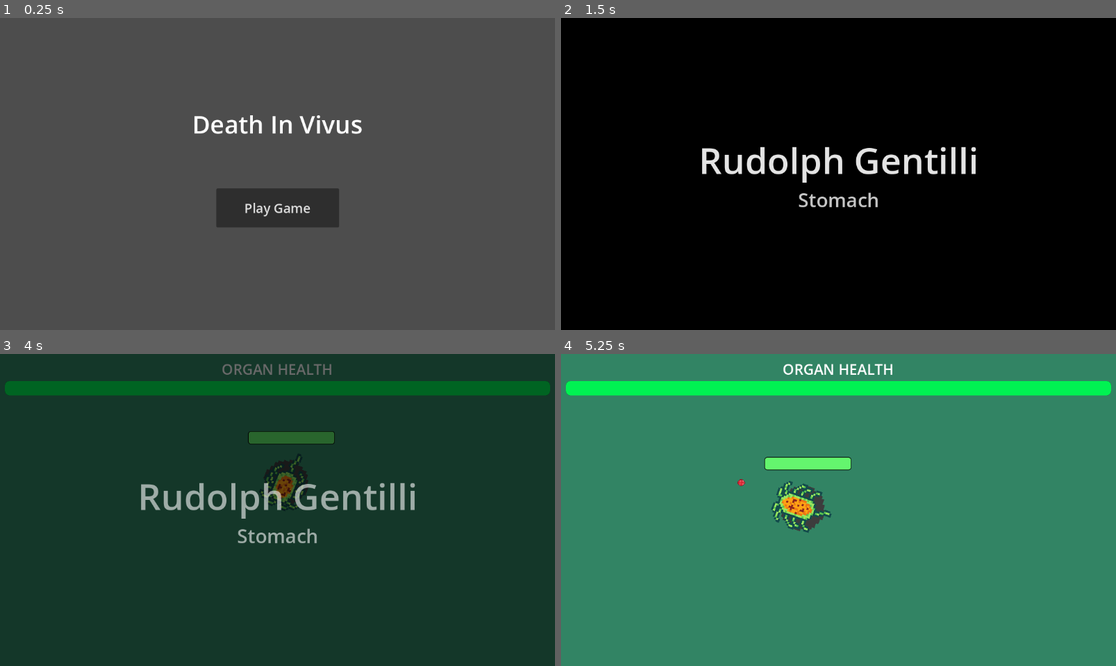
Above: before the commit, frames 1-4 (two rows, left to right).
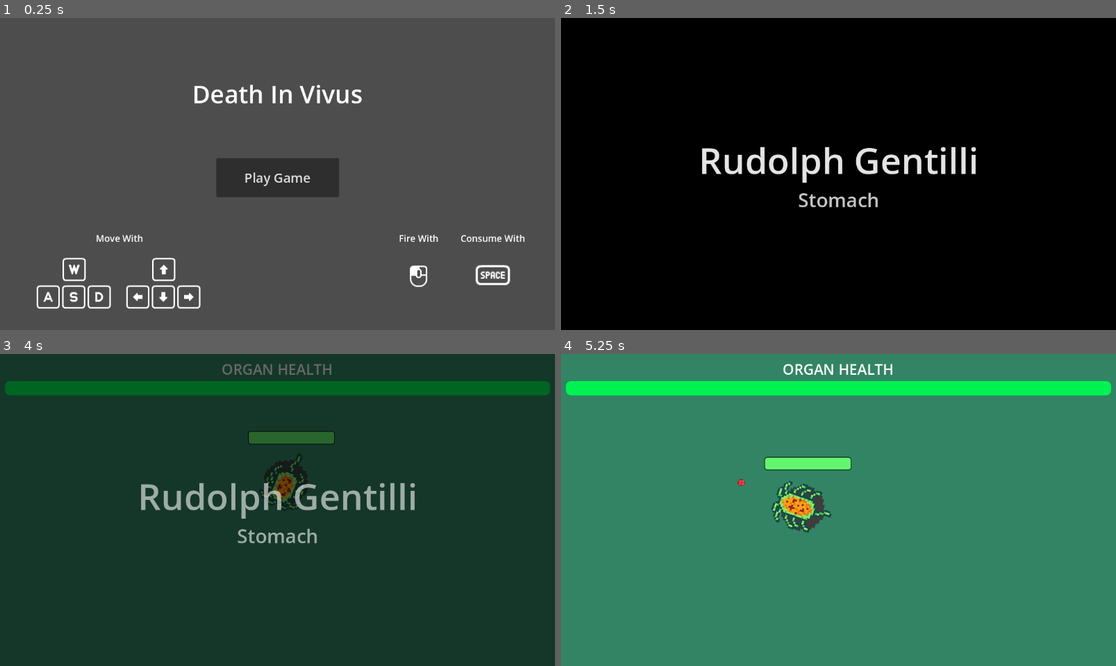
Above: after the commit, the same moments.

Repository: bgalerani94/godot-wild-jam-83
Game: Godot game, scene res://UI/Scenes/main_menu.tscn
The game is run twice, just before and just after one commit, with the same random seed, the same clock (stepped at 60 frames per second) and the same inputs.
Inputs (mouse positions are in pixels of both pictures, inside the frame that each line leads up to):
- Up to frame 1 (0.25 s): no input
- Up to frame 2 (1.5 s): click "Play Game" at 0.5 s; tap Enter (ui_accept) at 1.25 s; move the mouse to (960, 158) at 1.27 s; press the mouse at (960, 158) at 1.28 s; hold D (move_right) from 1.28 s (still down)
- Up to frame 3 (4 s): tap Enter (ui_accept) at 1.52, 2, 2.27, 2.75, 3.5, 3.77 s; move the mouse to (166, 525) at 2.02 s; release D (move_right) at 2.03 s; release the mouse at (166, 525) at 2.03 s; hold S (move_down) 2.03-2.78 s; click (166, 525) at 2.1 s; move the mouse to (333, 441) at 2.77 s; press the mouse at (333, 441) at 2.78 s; hold D (move_right) 2.78-3.53 s; move the mouse to (249, 572) at 3.52 s; release the mouse at (249, 572) at 3.53 s; hold W (move_up) from 3.53 s (still down); click (249, 572) at 3.6 s
- Up to frame 4 (5.25 s): move the mouse to (1005, 556) at 4.27 s; release W (move_up) at 4.28 s; press the mouse at (1005, 556) at 4.28 s; hold A (move_left) from 4.28 s (still down); tap Enter (ui_accept) at 4.52 s; move the mouse to (672, 463) at 5.02 s; release the mouse at (672, 463) at 5.03 s; click (672, 463) at 5.1 s

The runs differ from the first frame. In frame 1, 7.2% of the frame differs, in the area x 6-95%, y 21-94%; in frame 2, nothing differs; in frame 3, less than 0.1%; in frame 4, less than 0.1%.

Commit message:
Creating the base of the menu with controls tutorial

Diff:
--- a/UI/Scenes/main_menu.tscn
+++ b/UI/Scenes/main_menu.tscn
@@ -1,6 +1,16 @@
-[gd_scene load_steps=2 format=3 uid="uid://bc0y6eltievhx"]
+[gd_scene load_steps=12 format=3 uid="uid://bc0y6eltievhx"]
 
 [ext_resource type="Script" uid="uid://cly6g7rod701w" path="res://UI/Scripts/main_menu.gd" id="1_2sit6"]
+[ext_resource type="Texture2D" uid="uid://b6v0p42mru0" path="res://UI/Sprites/keyboard_w_outline.png" id="2_lxxdf"]
+[ext_resource type="Texture2D" uid="uid://lvg4fivdmnmw" path="res://UI/Sprites/keyboard_a_outline.png" id="3_v41of"]
+[ext_resource type="Texture2D" uid="uid://cj58qrnehhe6p" path="res://UI/Sprites/keyboard_s_outline.png" id="4_mey7y"]
+[ext_resource type="Texture2D" uid="uid://crvjw71lrnk2l" path="res://UI/Sprites/keyboard_d_outline.png" id="5_braoq"]
+[ext_resource type="Texture2D" uid="uid://c8gkskkhd7l4y" path="res://UI/Sprites/keyboard_arrow_up_outline.png" id="6_bugsp"]
+[ext_resource type="Texture2D" uid="uid://dvmnf8ejmul3r" path="res://UI/Sprites/keyboard_arrow_left_outline.png" id="7_ubslg"]
+[ext_resource type="Texture2D" uid="uid://cgvvacym586c8" path="res://UI/Sprites/keyboard_arrow_down_outline.png" id="8_60rlp"]
+[ext_resource type="Texture2D" uid="uid://br8uj5mebwrqt" path="res://UI/Sprites/keyboard_arrow_right_outline.png" id="9_r33ex"]
+[ext_resource type="Texture2D" uid="uid://b31h7px4dfxvq" path="res://UI/Sprites/mouse_left_outline.png" id="10_mey7y"]
+[ext_resource type="Texture2D" uid="uid://dqvje35xlwigk" path="res://UI/Sprites/keyboard_space_outline.png" id="11_braoq"]
 
 [node name="MainMenu" type="Control"]
 layout_mode = 3
@@ -13,12 +23,12 @@
 size_flags_vertical = 3
 script = ExtResource("1_2sit6")
 
-[node name="Label" type="Label" parent="."]
+[node name="GameTitle" type="Label" parent="."]
 layout_mode = 1
 anchors_preset = 10
 anchor_right = 1.0
-offset_top = 181.0
-offset_bottom = 259.0
+offset_top = 118.0
+offset_bottom = 196.0
 grow_horizontal = 2
 theme_override_font_sizes/font_size = 51
 text = "Death In Vivus"
@@ -33,12 +43,101 @@
 anchor_right = 0.5
 anchor_bottom = 0.5
 offset_left = -127.0
-offset_top = 30.0
+offset_top = -33.0
 offset_right = 128.0
-offset_bottom = 111.0
+offset_bottom = 48.0
 grow_horizontal = 2
 grow_vertical = 2
 theme_override_font_sizes/font_size = 27
 text = "Play Game"
 
+[node name="KeysContainer" type="HBoxContainer" parent="."]
+layout_mode = 1
+anchors_preset = 12
+anchor_top = 1.0
+anchor_right = 1.0
+anchor_bottom = 1.0
+offset_top = -217.0
+grow_horizontal = 2
+grow_vertical = 0
+
+[node name="Movement" type="Control" parent="KeysContainer"]
+layout_mode = 2
+size_flags_horizontal = 3
+
+[node name="MoveTitle" type="Label" parent="KeysContainer/Movement"]
+layout_mode = 1
+offset_left = 199.0
+offset_top = 13.0
+offset_right = 297.0
+offset_bottom = 40.0
+theme_override_font_sizes/font_size = 19
+text = "Move With"
+horizontal_alignment = 1
+
+[node name="W" type="Sprite2D" parent="KeysContainer/Movement"]
+position = Vector2(154, 91.36)
+texture = ExtResource("2_lxxdf")
+
+[node name="A" type="Sprite2D" parent="KeysContainer/Movement"]
+position = Vector2(100, 148.36)
+texture = ExtResource("3_v41of")
+
+[node name="S" type="Sprite2D" parent="KeysContainer/Movement"]
+position = Vector2(153, 148.36)
+texture = ExtResource("4_mey7y")
+
+[node name="D" type="Sprite2D" parent="KeysContainer/Movement"]
+position = Vector2(206, 148.36)
+texture = ExtResource("5_braoq")
+
+[node name="Up" type="Sprite2D" parent="KeysContainer/Movement"]
+position = Vector2(340, 91.36)
+texture = ExtResource("6_bugsp")
+
+[node name="Left" type="Sprite2D" parent="KeysContainer/Movement"]
+position = Vector2(286, 148.36)
+texture = ExtResource("7_ubslg")
+
+[node name="Down" type="Sprite2D" parent="KeysContainer/Movement"]
+position = Vector2(339, 148.36)
+texture = ExtResource("8_60rlp")
+
+[node name="Right" type="Sprite2D" parent="KeysContainer/Movement"]
+position = Vector2(392, 148.36)
+texture = ExtResource("9_r33ex")
+
+[node name="Fire" type="Control" parent="KeysContainer"]
+layout_mode = 2
+size_flags_horizontal = 3
+
+[node name="FireTitle" type="Label" parent="KeysContainer/Fire"]
+layout_mode = 1
+offset_left = 243.0
+offset_top = 13.0
+offset_right = 341.0
+offset_bottom = 40.0
+theme_override_font_sizes/font_size = 19
+text = "Fire With"
+horizontal_alignment = 1
+
+[node name="MouseClick" type="Sprite2D" parent="KeysContainer/Fire"]
+position = Vector2(291, 105.36)
+texture = ExtResource("10_mey7y")
+
+[node name="ConsumeTitle" type="Label" parent="KeysContainer/Fire"]
+layout_mode = 1
+offset_left = 378.0
+offset_top = 13.0
+offset_right = 512.0
+offset_bottom = 40.0
+theme_override_font_sizes/font_size = 19
+text = "Consume With"
+horizontal_alignment = 1
+
+[node name="SpaceBar" type="Sprite2D" parent="KeysContainer/Fire"]
+position = Vector2(445, 103)
+scale = Vector2(1.48, 1.48)
+texture = ExtResource("11_braoq")
+
 [connection signal="pressed" from="StartButton" to="." method="on_start_pressed"]
Binary file added: UI/Sprites/keyboard_a_outline.png
Not shown, added: UI/Sprites/keyboard_a_outline.png.import
Binary file added: UI/Sprites/keyboard_arrow_down_outline.png
Not shown, added: UI/Sprites/keyboard_arrow_down_outline.png.import
Binary file added: UI/Sprites/keyboard_arrow_left_outline.png
Not shown, added: UI/Sprites/keyboard_arrow_left_outline.png.import
Binary file added: UI/Sprites/keyboard_arrow_right_outline.png
Not shown, added: UI/Sprites/keyboard_arrow_right_outline.png.import
Binary file added: UI/Sprites/keyboard_arrow_up_outline.png
Not shown, added: UI/Sprites/keyboard_arrow_up_outline.png.import
Binary file added: UI/Sprites/keyboard_d_outline.png
Not shown, added: UI/Sprites/keyboard_d_outline.png.import
(and 8 more such lines)
